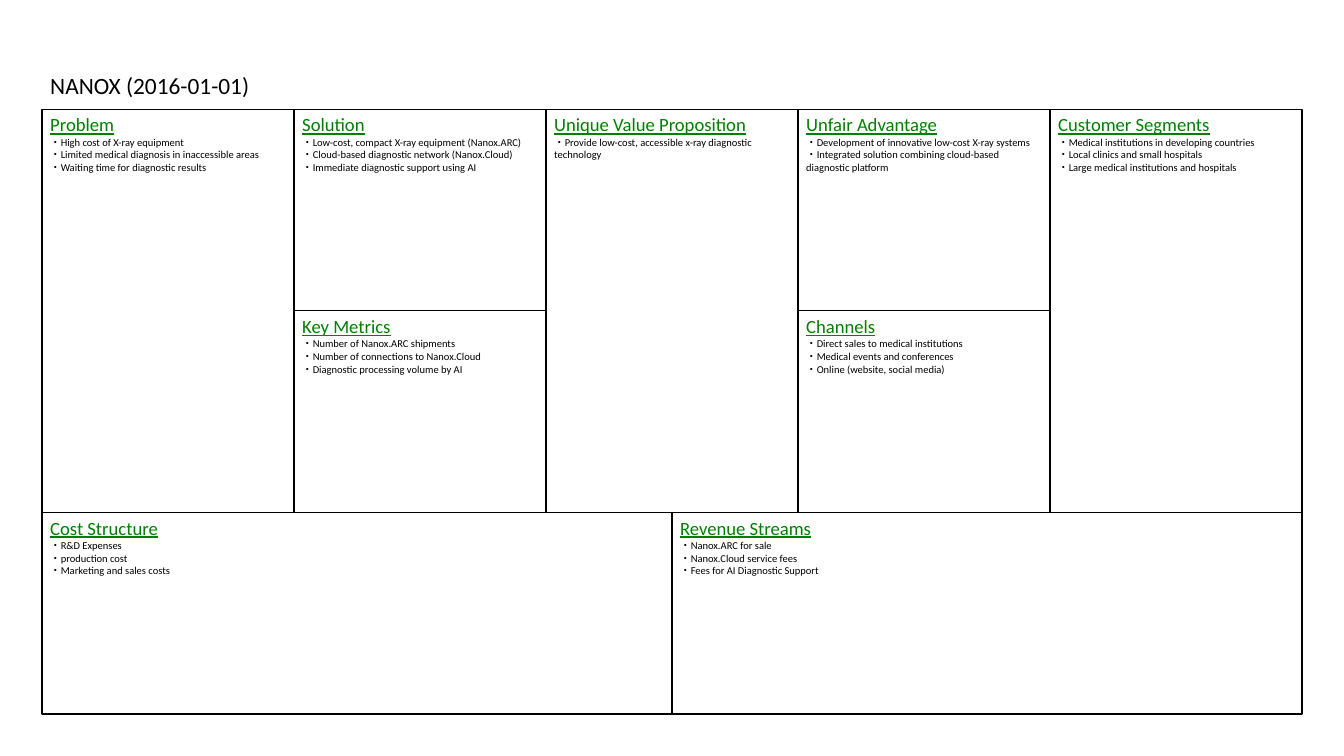
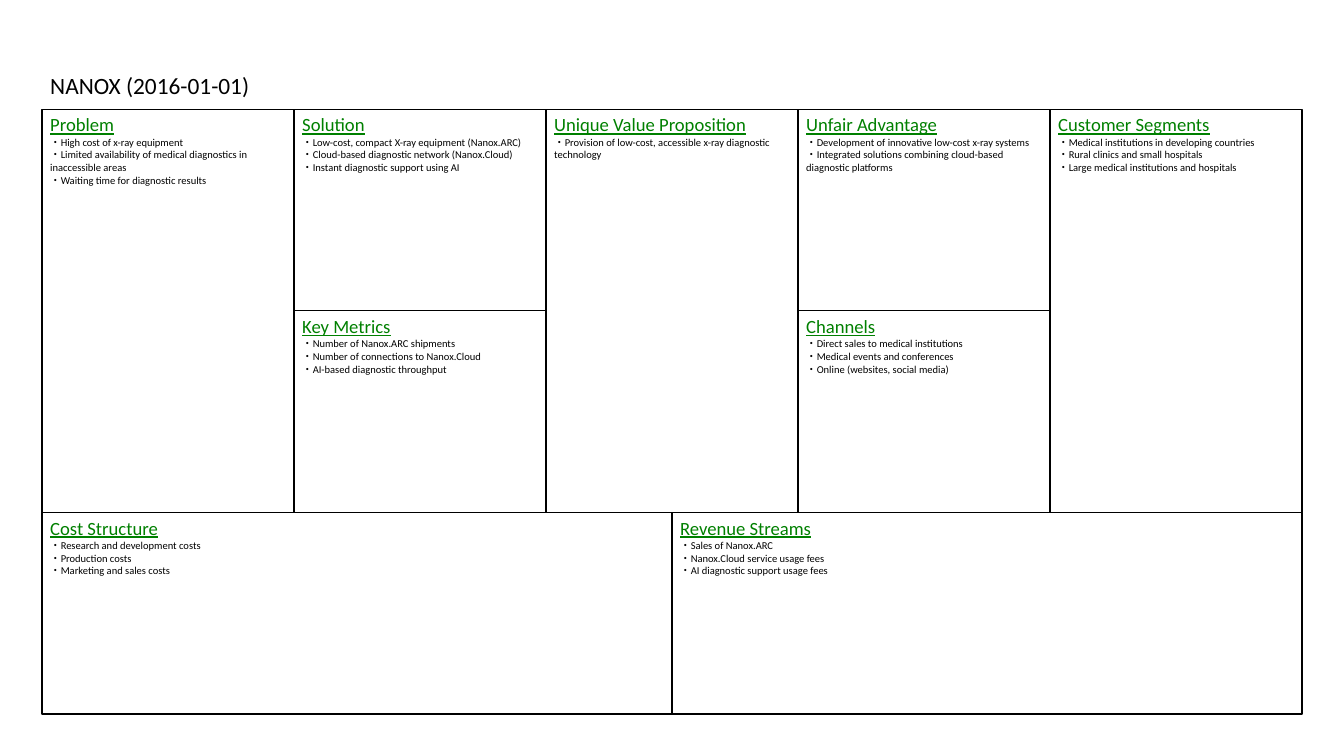
Before and after one commit to t0m0h1r0/LeanCanvas, a slide deck: slide 10 of sample_en.pptx. Drawn at 1344x756 pixels with LibreOffice and Linux fonts; fonts in the diff are those of the drawing. Boxes give left, top, right and bottom in pixels: in the first picture for what was removed or moved away, otherwise in the second. Text is boxed around its words. In the diff, an @@ line names an element or a change of style, - is before the commit and + after.

```diff
--- a/sample_en.pptx
+++ b/sample_en.pptx
@@ text in rectangle at [50,138,247,171]: text changed @@
-・High cost of X-ray equipment
-・Limited medical diagnosis in inaccessible areas
+・High cost of x-ray equipment
+・Limited availability of medical diagnostics in inaccessible areas
@@ text in rectangle at [554,138,769,160]: text changed @@
-・Provide low-cost, accessible x-ray diagnostic technology
+・Provision of low-cost, accessible x-ray diagnostic technology
@@ text in rectangle at [806,138,1029,173]: text changed @@
-・Development of innovative low-cost X-ray systems
-・Integrated solution combining cloud-based diagnostic platform
+・Development of innovative low-cost x-ray systems
+・Integrated solutions combining cloud-based diagnostic platforms
@@ text in rectangle at [302,163,460,173]: text changed @@
-・Immediate diagnostic support using AI
+・Instant diagnostic support using AI
@@ text in rectangle at [1058,150,1203,160]: text changed @@
-・Local clinics and small hospitals
+・Rural clinics and small hospitals
@@ text in rectangle at [302,365,447,375]: text changed @@
-・Diagnostic processing volume by AI
+・AI-based diagnostic throughput
@@ text in rectangle at [806,365,949,375]: text changed @@
-・Online (website, social media)
+・Online (websites, social media)
@@ text in rectangle at [50,541,201,562]: text changed @@
-・R&D Expenses
-・production cost
+・Research and development costs
+・Production costs
@@ text in rectangle at [680,541,828,576]: text changed @@
-・Nanox.ARC for sale
-・Nanox.Cloud service fees
-・Fees for AI Diagnostic Support
+・Sales of Nanox.ARC
+・Nanox.Cloud service usage fees
+・AI diagnostic support usage fees
```
Also in this commit, not shown: 15 other slides changed, 4 other files.
